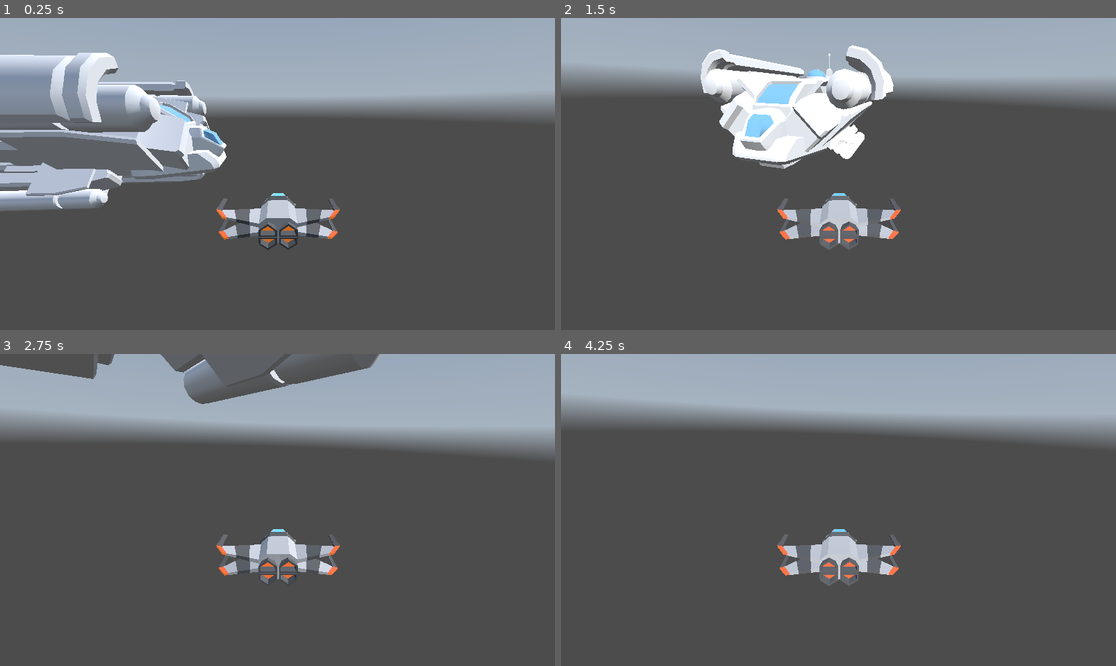
Above: before the commit, frames 1-4 (two rows, left to right).
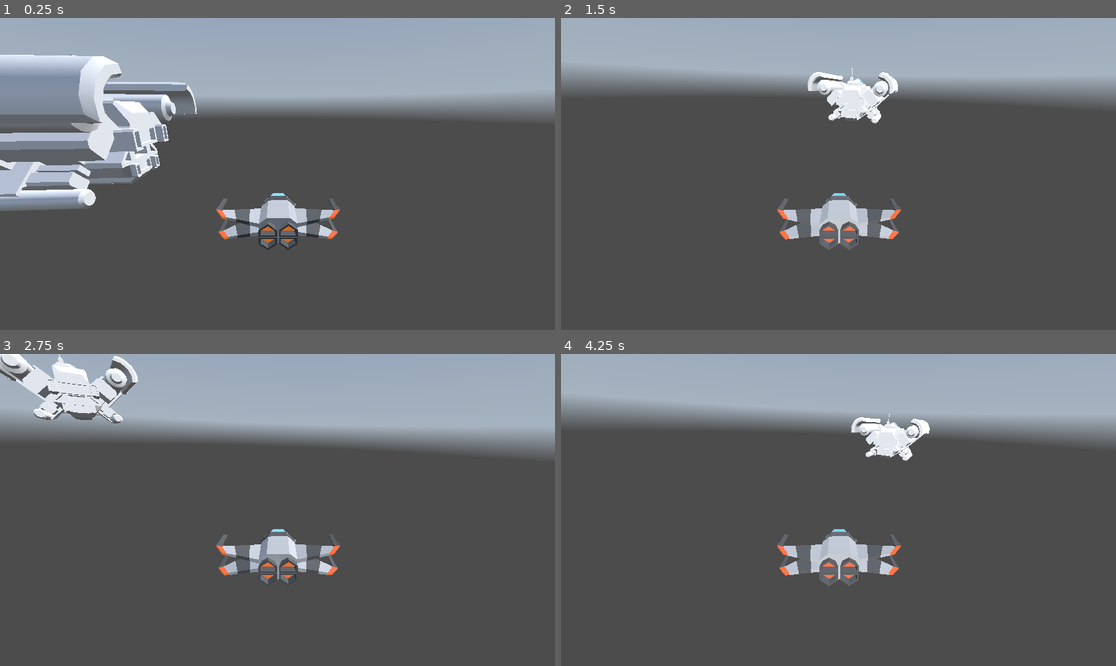
Above: after the commit, the same moments.

Repository: matousposp08/SpaceGame
Game: Godot game, scene res://scenes/lvl_1.tscn
The game is run twice, just before and just after one commit, with the same random seed, the same clock (stepped at 60 frames per second) and the same inputs. This scene is started directly instead of the project's main scene. A sky picture missing from this copy of the repository is replaced by a grey-blue gradient.
Inputs (mouse positions are in pixels of both pictures, inside the frame that each line leads up to):
- Up to frame 1 (0.25 s): no input
- Up to frame 2 (1.5 s): tap Enter (ui_accept) at 0.5, 0.6, 0.77, 1.07 s; move the mouse to (960, 158) at 0.52 s; hold Right (ui_right) 0.53-1.28 s; move the mouse to (810, 174) at 1.27 s; hold Up (ui_up) from 1.28 s (still down); tap Shift (boost) at 1.35 s
- Up to frame 3 (2.75 s): keep holding Up (ui_up); tap Enter (ui_accept) at 1.52, 1.55, 1.82, 2.3 s; move the mouse to (288, 503) at 2.02 s; tap Space (shoot) at 2.1 s
- Up to frame 4 (4.25 s): keep holding Up (ui_up); move the mouse to (832, 516) at 2.77 s; tap Enter (ui_accept) at 2.85, 3.02, 3.32, 3.77, 3.8, 4.07 s; move the mouse to (877, 513) at 3.52 s; hold Shift (boost) from 3.53 s (still down)

The runs differ from the first frame. In frame 1, 8.7% of the frame differs, in the area x 0-41%, y 11-62%; in frame 2, 8.1%; in frame 3, 7.4%; in frame 4, 1.1%.

Commit message:
basic npc movement

Diff:
--- a/Dogfights/scenes/lvl_1.tscn
+++ b/Dogfights/scenes/lvl_1.tscn
@@ -1,9 +1,10 @@
-[gd_scene load_steps=8 format=3 uid="uid://nk6qabb2taqa"]
+[gd_scene load_steps=9 format=3 uid="uid://nk6qabb2taqa"]
 
 [ext_resource type="Script" path="res://scenes/lvl_1.gd" id="1_i8b6u"]
 [ext_resource type="Texture2D" uid="uid://gqdtxl4r2dox" path="res://textures/SolAsteroidBeltHDRI.png" id="1_kgga5"]
 [ext_resource type="PackedScene" uid="uid://b443ceba685uv" path="res://scenes/ship.tscn" id="2_fgw7v"]
 [ext_resource type="PackedScene" uid="uid://c740l5vtekp3s" path="res://scenes/npc.tscn" id="3_twgb4"]
+[ext_resource type="Script" path="res://scenes/npc.gd" id="5_uy5s0"]
 
 [sub_resource type="PanoramaSkyMaterial" id="PanoramaSkyMaterial_br6vi"]
 panorama = ExtResource("1_kgga5")
@@ -30,4 +31,5 @@
 transform = Transform3D(0.1, 0, 0, 0, 0.1, 0, 0, 0, 0.1, 0, 0, 0)
 
 [node name="NPC" parent="." instance=ExtResource("3_twgb4")]
-transform = Transform3D(0.140766, 0, -1.99504, 0, 2, 0, 1.99504, 0, 0.140766, 4.89318, 1.1463, 3.39655)
+transform = Transform3D(-0.140766, 0, 1.99504, 0, 2, 0, -1.99504, 0, -0.140766, 4.89318, 1.1463, 3.39655)
+script = ExtResource("5_uy5s0")
--- /dev/null
+++ b/Dogfights/scenes/npc.gd
@@ -0,0 +1,9 @@
+extends CharacterBody3D
+
+var speed: float = 3.0
+
+func _ready():
+	pass
+
+func _process(delta):
+	translate(Vector3(0, 0, speed * delta))
--- /dev/null
+++ b/Dogfights/scenes/npctut.gd
@@ -0,0 +1,31 @@
+extends CharacterBody3D
+
+
+const SPEED = 5.0
+const JUMP_VELOCITY = 4.5
+
+# Get the gravity from the project settings to be synced with RigidBody nodes.
+var gravity = ProjectSettings.get_setting("physics/3d/default_gravity")
+
+
+func _physics_process(delta):
+	# Add the gravity.
+	if not is_on_floor():
+		velocity.y -= gravity * delta
+
+	# Handle jump.
+	if Input.is_action_just_pressed("ui_accept") and is_on_floor():
+		velocity.y = JUMP_VELOCITY
+
+	# Get the input direction and handle the movement/deceleration.
+	# As good practice, you should replace UI actions with custom gameplay actions.
+	var input_dir = Input.get_vector("ui_left", "ui_right", "ui_up", "ui_down")
+	var direction = (transform.basis * Vector3(input_dir.x, 0, input_dir.y)).normalized()
+	if direction:
+		velocity.x = direction.x * SPEED
+		velocity.z = direction.z * SPEED
+	else:
+		velocity.x = move_toward(velocity.x, 0, SPEED)
+		velocity.z = move_toward(velocity.z, 0, SPEED)
+
+	move_and_slide()
